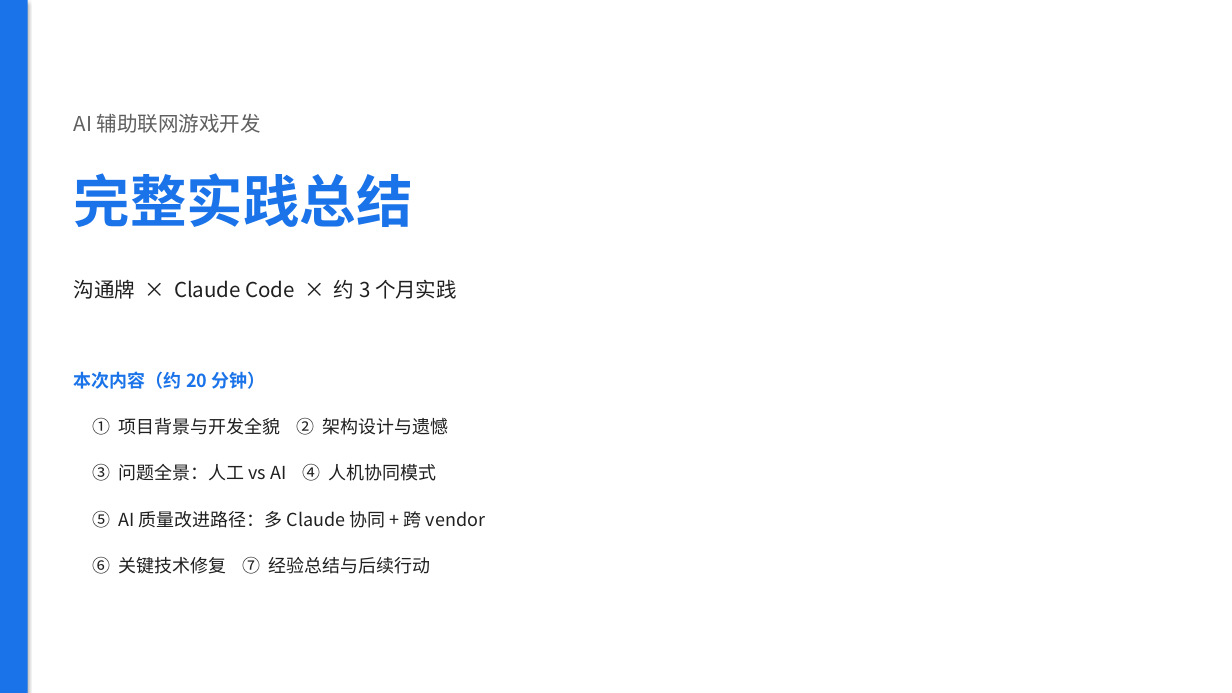
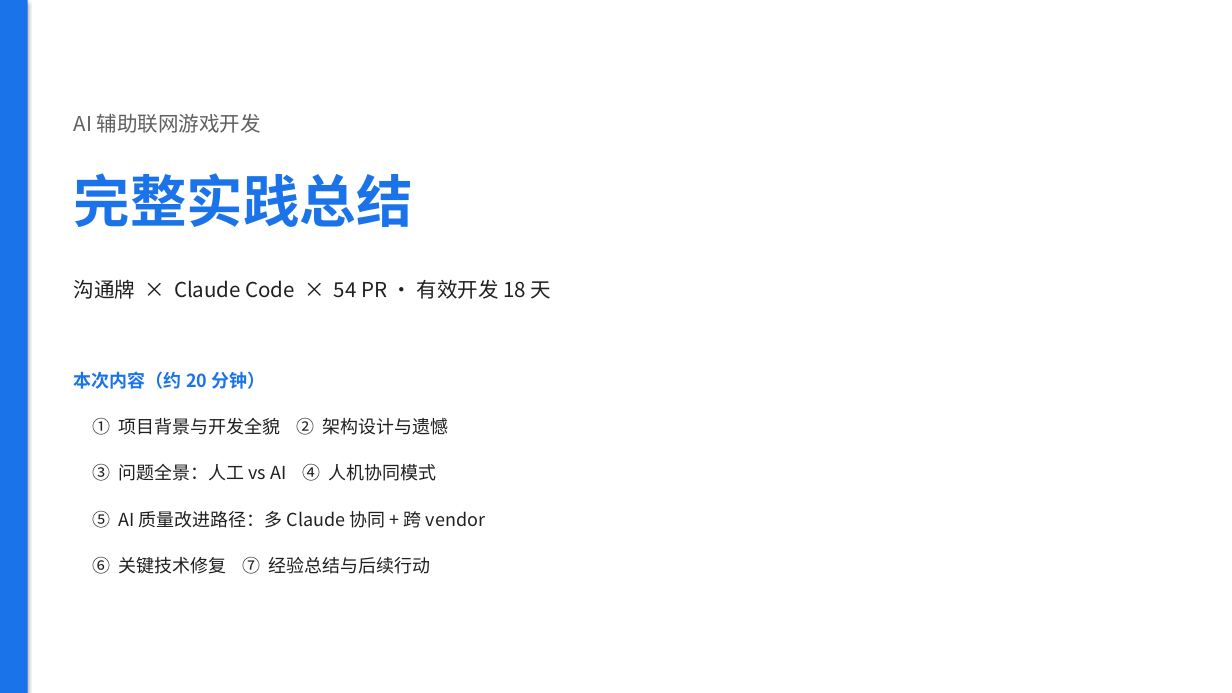
Before and after one commit to berming/AndroidAPP, a slide deck: slide 1 of docs/dev_summary.pptx. Drawn at 1232x693 pixels with LibreOffice and Linux fonts; fonts in the diff are those of the drawing. Boxes give left, top, right and bottom in pixels: in the first picture for what was removed or moved away, otherwise in the second. Text is boxed around its words. In the diff, an @@ line names an element or a change of style, - is before the commit and + after.

```diff
--- a/docs/dev_summary.pptx
+++ b/docs/dev_summary.pptx
@@ text at bbox=[74, 279, 552, 299]: text changed @@
-沟通牌 × Claude Code × 约 3 个月实践
+沟通牌 × Claude Code × 54 PR · 有效开发 18 天
```
Also in this commit, not shown: 2 other slides changed, 3 other files.
